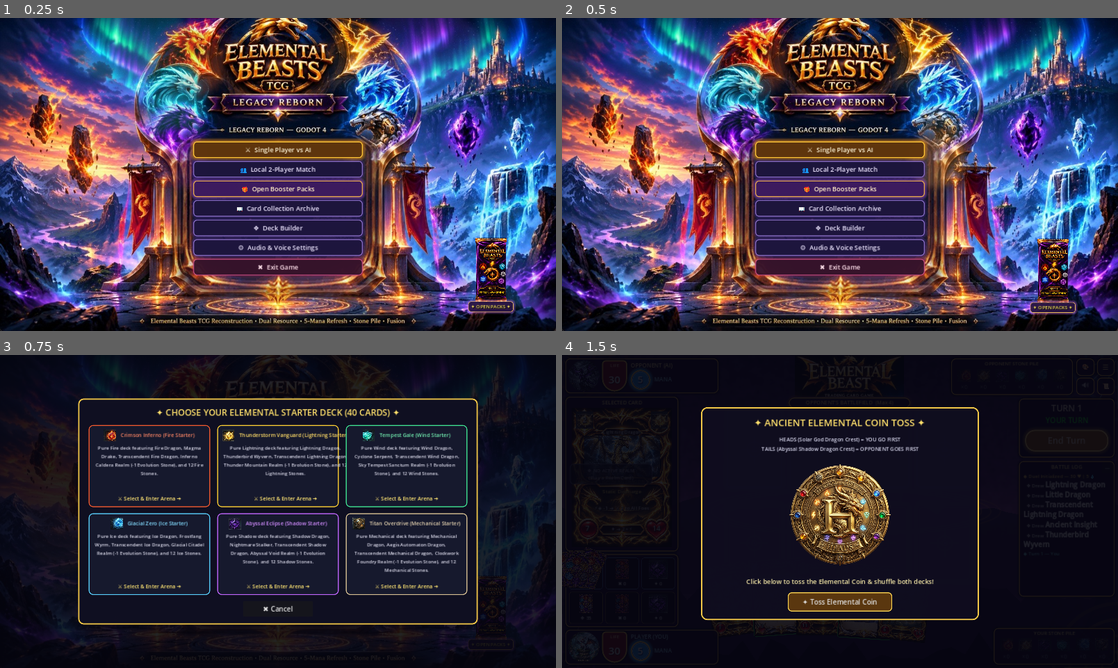
Above: before the commit, frames 1-4 (two rows, left to right).
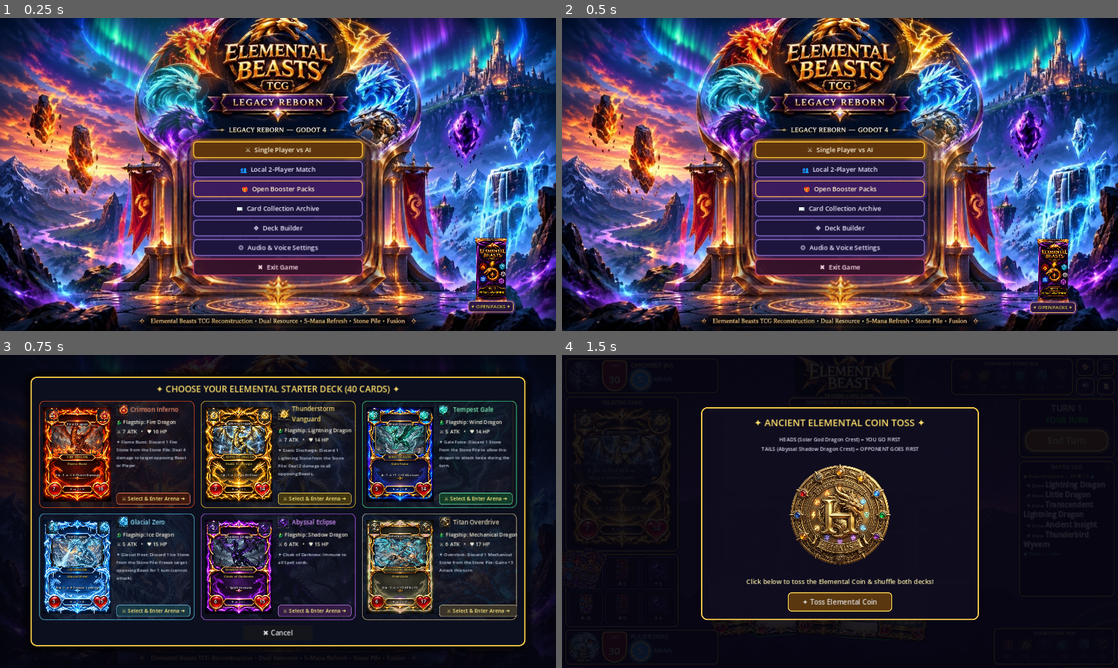
Above: after the commit, the same moments.

Repository: Devarakonda-Siddhardha/Elemental-Beasts-tcg
Game: Godot game, scene res://scenes/main_menu.tscn
Two runs of this game, one before a commit and one after it. Both use one fixed random seed, a clock stepped at 60 frames per second and the inputs below.
Inputs:
- Up to frame 1 (0.25 s): no input
- Up to frame 2 (0.5 s): no input
- Up to frame 3 (0.75 s): click "⚔️ Single Player vs AI" at 0.5 s
- Up to frame 4 (1.5 s): click "⚔️ Single Player vs AI" at 1.25 s

Frames 1-2 are identical in both runs. In frame 3, 34% of the frame differs, in the area x 5-96%, y 6-94%; in frame 4, nothing differs.

Commit message:
v1.11.1: Replace Starter Deck text boxes with Main Dragon Card showcase in Deck Selector Modal

Diff:
--- a/scripts/tests/test_runner.gd
+++ b/scripts/tests/test_runner.gd
@@ -957,3 +957,17 @@
 		state.player_discards[0].has(db["elemental_convergence"]),
 		"Requirement 33e: Elemental Convergence spends 2 Mana and searches deck for 2 Element Stone cards"
 	)
+
+	# 6. Verify Starter Deck Selector modal renders Main Dragon CardUI for each of the 6 Elemental Starter Decks
+	var mm_scene: PackedScene = load("res://scenes/main_menu.tscn")
+	var mm: Control = mm_scene.instantiate()
+	mm._show_starter_deck_selector(true)
+	var modal: Control = mm.get_node_or_null("DeckSelectModal")
+	var all_have_dragon_cards := (modal != null)
+	for el_check in ["fire", "lightning", "wind", "ice", "shadow", "mechanical"]:
+		var opt_btn = modal.find_child("DeckOption_" + el_check, true, false) if modal else null
+		var dragon_ui = opt_btn.find_child("MainDragonCardUI", true, false) if opt_btn else null
+		if opt_btn == null or dragon_ui == null or dragon_ui.card_data == null or dragon_ui.card_data.id != el_check + "_dragon":
+			all_have_dragon_cards = false
+	assert_true(all_have_dragon_cards, "Requirement 33f: Starter Deck Selector modal displays the Main Dragon Card image (CardUI) for all 6 Elemental Starter Decks")
+	mm.free()
--- a/scripts/ui/main_menu.gd
+++ b/scripts/ui/main_menu.gd
@@ -131,22 +131,24 @@
 	add_child(modal)
 
 	var panel = PanelContainer.new()
-	panel.custom_minimum_size = Vector2(920, 520)
-	panel.position = Vector2(180, 100)
+	panel.custom_minimum_size = Vector2(1140, 620)
+	panel.position = Vector2(70, 50)
 	var sb = StyleBoxFlat.new()
-	sb.bg_color = Color(0.06, 0.06, 0.13, 0.98)
+	sb.bg_color = Color(0.05, 0.06, 0.12, 0.98)
 	sb.border_color = Color(0.95, 0.78, 0.28, 1.0)
 	sb.set_border_width_all(3)
-	sb.set_corner_radius_all(12)
-	sb.content_margin_left = 24
-	sb.content_margin_right = 24
-	sb.content_margin_top = 18
-	sb.content_margin_bottom = 18
+	sb.set_corner_radius_all(14)
+	sb.shadow_color = Color(0.0, 0.0, 0.0, 0.85)
+	sb.shadow_size = 20
+	sb.content_margin_left = 20
+	sb.content_margin_right = 20
+	sb.content_margin_top = 14
+	sb.content_margin_bottom = 14
 	panel.add_theme_stylebox_override("panel", sb)
 	modal.add_child(panel)
 
 	var vbox = VBoxContainer.new()
-	vbox.add_theme_constant_override("separation", 14)
+	vbox.add_theme_constant_override("separation", 12)
 	panel.add_child(vbox)
 
 	var title = Label.new()
@@ -158,8 +160,8 @@
 
 	var grid = GridContainer.new()
 	grid.columns = 3
-	grid.add_theme_constant_override("h_separation", 16)
-	grid.add_theme_constant_override("v_separation", 14)
+	grid.add_theme_constant_override("h_separation", 14)
+	grid.add_theme_constant_override("v_separation", 12)
 	grid.size_flags_vertical = Control.SIZE_EXPAND_FILL
 	vbox.add_child(grid)
 
@@ -170,6 +172,9 @@
 		if j.parse(f.get_as_text()) == OK:
 			decks_list = j.get_data().get("decks", [])
 		f.close()
+
+	var card_db: Dictionary = CardData.load_database()
+	var card_ui_prefab: PackedScene = load("res://scenes/card_ui.tscn")
 
 	var elem_colors = {
 		"fire": Color(0.95, 0.35, 0.18),
@@ -180,75 +185,160 @@
 		"mechanical": Color(0.85, 0.76, 0.58)
 	}
 
+	var main_dragon_ids = {
+		"fire": "fire_dragon",
+		"lightning": "lightning_dragon",
+		"wind": "wind_dragon",
+		"ice": "ice_dragon",
+		"shadow": "shadow_dragon",
+		"mechanical": "mechanical_dragon"
+	}
+
 	for i in range(decks_list.size()):
 		var d = decks_list[i]
-		var el = str(d.get("element", "fire"))
+		var el: String = str(d.get("element", "fire"))
 		var col: Color = elem_colors.get(el, Color(0.95, 0.78, 0.28))
+		var main_dragon_id: String = str(main_dragon_ids.get(el, el + "_dragon"))
+		var dragon_card: CardData = card_db.get(main_dragon_id)
+
 		var card_btn = Button.new()
+		card_btn.name = "DeckOption_" + el
 		card_btn.size_flags_horizontal = Control.SIZE_EXPAND_FILL
 		card_btn.size_flags_vertical = Control.SIZE_EXPAND_FILL
-		card_btn.custom_minimum_size = Vector2(276, 180)
+		card_btn.custom_minimum_size = Vector2(354, 240)
+		card_btn.clip_contents = true
 		var b_sb = StyleBoxFlat.new()
-		b_sb.bg_color = Color(0.09, 0.10, 0.18, 0.96)
+		b_sb.bg_color = Color(0.07, 0.08, 0.15, 0.96)
 		b_sb.border_color = col
 		b_sb.set_border_width_all(2)
-		b_sb.set_corner_radius_all(10)
-		b_sb.content_margin_left = 12
-		b_sb.content_margin_right = 12
-		b_sb.content_margin_top = 10
-		b_sb.content_margin_bottom = 10
+		b_sb.set_corner_radius_all(12)
 		var b_hover = b_sb.duplicate()
-		b_hover.bg_color = Color(0.16, 0.16, 0.28, 0.98)
+		b_hover.bg_color = Color(0.13, 0.15, 0.26, 0.98)
+		b_hover.border_color = col.lightened(0.35)
 		b_hover.set_border_width_all(3)
+		b_hover.shadow_color = Color(col.r, col.g, col.b, 0.45)
+		b_hover.shadow_size = 12
 		card_btn.add_theme_stylebox_override("normal", b_sb)
 		card_btn.add_theme_stylebox_override("hover", b_hover)
 		card_btn.add_theme_stylebox_override("pressed", b_hover)
 
-		var inner_v = VBoxContainer.new()
-		inner_v.set_anchors_and_offsets_preset(Control.PRESET_FULL_RECT)
-		inner_v.offset_left = 12; inner_v.offset_right = -12; inner_v.offset_top = 10; inner_v.offset_bottom = -10
-		inner_v.mouse_filter = Control.MOUSE_FILTER_IGNORE
-		inner_v.add_theme_constant_override("separation", 6)
+		# Subtle darkened dragon art backdrop inside the button
+		var bg_art_path := "res://assets/art/" + main_dragon_id + ".jpg"
+		if ResourceLoader.exists(bg_art_path):
+			var bg_art := TextureRect.new()
+			bg_art.name = "DragonArtBackdrop"
+			bg_art.texture = load(bg_art_path)
+			bg_art.expand_mode = TextureRect.EXPAND_IGNORE_SIZE
+			bg_art.stretch_mode = TextureRect.STRETCH_KEEP_ASPECT_COVERED
+			bg_art.set_anchors_and_offsets_preset(Control.PRESET_FULL_RECT)
+			bg_art.modulate = Color(0.32, 0.32, 0.38, 0.38)
+			bg_art.mouse_filter = Control.MOUSE_FILTER_IGNORE
+			card_btn.add_child(bg_art)
+
+		var main_hbox = HBoxContainer.new()
+		main_hbox.set_anchors_and_offsets_preset(Control.PRESET_FULL_RECT)
+		main_hbox.offset_left = 10
+		main_hbox.offset_right = -10
+		main_hbox.offset_top = 8
+		main_hbox.offset_bottom = -8
+		main_hbox.add_theme_constant_override("separation", 12)
+		main_hbox.mouse_filter = Control.MOUSE_FILTER_IGNORE
+		card_btn.add_child(main_hbox)
+
+		# Left: Actual rendered Main Dragon Card (CardUI) at 0.78 scale (156x217)
+		var card_holder := Control.new()
+		card_holder.name = "MainDragonCardHolder"
+		card_holder.custom_minimum_size = Vector2(156, 218)
+		card_holder.size_flags_vertical = Control.SIZE_SHRINK_CENTER
+		card_holder.mouse_filter = Control.MOUSE_FILTER_IGNORE
+		main_hbox.add_child(card_holder)
+
+		if dragon_card != null and card_ui_prefab != null:
+			var dragon_ui: CardUI = card_ui_prefab.instantiate()
+			dragon_ui.name = "MainDragonCardUI"
+			dragon_ui.base_scale = Vector2(0.78, 0.78)
+			dragon_ui.hover_zoom = false
+			dragon_ui.mouse_filter = Control.MOUSE_FILTER_IGNORE
+			card_holder.add_child(dragon_ui)
+			dragon_ui.setup(dragon_card, false)
+			dragon_ui.scale = Vector2(0.78, 0.78)
+			dragon_ui.position = Vector2(0, 1)
+			for ch in dragon_ui.get_children():
+				if ch is Control:
+					ch.mouse_filter = Control.MOUSE_FILTER_IGNORE
+
+		# Right: Deck Crest, Title, Flagship Dragon Name & Stats, and Enter Arena CTA
+		var right_v = VBoxContainer.new()
+		right_v.size_flags_horizontal = Control.SIZE_EXPAND_FILL
+		right_v.size_flags_vertical = Control.SIZE_EXPAND_FILL
+		right_v.alignment = BoxContainer.ALIGNMENT_CENTER
+		right_v.add_theme_constant_override("separation", 6)
+		right_v.mouse_filter = Control.MOUSE_FILTER_IGNORE
+		main_hbox.add_child(right_v)
 
 		var h_head = HBoxContainer.new()
-		h_head.alignment = BoxContainer.ALIGNMENT_CENTER
+		h_head.add_theme_constant_override("separation", 6)
 		h_head.mouse_filter = Control.MOUSE_FILTER_IGNORE
 		var ic_path = "res://assets/icons/" + el + ".png"
 		if ResourceLoader.exists(ic_path):
 			var tex = TextureRect.new()
 			tex.texture = load(ic_path)
-			tex.custom_minimum_size = Vector2(28, 28)
+			tex.custom_minimum_size = Vector2(26, 26)
 			tex.expand_mode = TextureRect.EXPAND_IGNORE_SIZE
 			tex.stretch_mode = TextureRect.STRETCH_KEEP_ASPECT_CENTERED
 			tex.mouse_filter = Control.MOUSE_FILTER_IGNORE
 			h_head.add_child(tex)
 		var d_title = Label.new()
-		d_title.text = "  " + str(d.get("name", "Starter Deck"))
-		d_title.add_theme_font_size_override("font_size", 12)
-		d_title.add_theme_color_override("font_color", col.lightened(0.25))
+		d_title.text = str(d.get("name", "Starter Deck")).replace(" (" + el.capitalize() + " Starter)", "")
+		d_title.autowrap_mode = TextServer.AUTOWRAP_WORD_SMART
+		d_title.size_flags_horizontal = Control.SIZE_EXPAND_FILL
+		d_title.add_theme_font_size_override("font_size", 14)
+		d_title.add_theme_color_override("font_color", col.lightened(0.30))
 		d_title.mouse_filter = Control.MOUSE_FILTER_IGNORE
 		h_head.add_child(d_title)
-		inner_v.add_child(h_head)
-
-		var d_desc = Label.new()
-		d_desc.text = str(d.get("description", ""))
-		d_desc.autowrap_mode = TextServer.AUTOWRAP_WORD_SMART
-		d_desc.horizontal_alignment = HORIZONTAL_ALIGNMENT_CENTER
-		d_desc.add_theme_font_size_override("font_size", 11)
-		d_desc.add_theme_color_override("font_color", Color(0.86, 0.86, 0.92))
-		d_desc.size_flags_vertical = Control.SIZE_EXPAND_FILL
-		d_desc.mouse_filter = Control.MOUSE_FILTER_IGNORE
-		inner_v.add_child(d_desc)
-
+		right_v.add_child(h_head)
+
+		var dragon_badge = Label.new()
+		if dragon_card != null:
+			dragon_badge.text = "🐉 Flagship: " + dragon_card.name + "\n⚔ " + str(dragon_card.attack) + " ATK   •   ♥ " + str(dragon_card.hp) + " HP"
+		else:
+			dragon_badge.text = "🐉 " + el.capitalize() + " Dragon"
+		dragon_badge.add_theme_font_size_override("font_size", 12)
+		dragon_badge.add_theme_color_override("font_color", Color(0.96, 0.94, 0.86))
+		dragon_badge.mouse_filter = Control.MOUSE_FILTER_IGNORE
+		right_v.add_child(dragon_badge)
+
+		var ability_preview = Label.new()
+		if dragon_card != null and not dragon_card.ability.is_empty():
+			ability_preview.text = "✦ " + str(dragon_card.ability.get("name", "")) + ": " + str(dragon_card.ability.get("description", ""))
+		else:
+			ability_preview.text = str(d.get("description", ""))
+		ability_preview.autowrap_mode = TextServer.AUTOWRAP_WORD_SMART
+		ability_preview.add_theme_font_size_override("font_size", 10)
+		ability_preview.add_theme_color_override("font_color", Color(0.80, 0.84, 0.92))
+		ability_preview.size_flags_vertical = Control.SIZE_EXPAND_FILL
+		ability_preview.mouse_filter = Control.MOUSE_FILTER_IGNORE
+		right_v.add_child(ability_preview)
+
+		var cta_panel = PanelContainer.new()
+		cta_panel.mouse_filter = Control.MOUSE_FILTER_IGNORE
+		var cta_sb = StyleBoxFlat.new()
+		cta_sb.bg_color = Color(col.r * 0.28, col.g * 0.28, col.b * 0.28, 0.92)
+		cta_sb.border_color = col.lightened(0.25)
+		cta_sb.set_border_width_all(1)
+		cta_sb.set_corner_radius_all(6)
+		cta_sb.content_margin_top = 4
+		cta_sb.content_margin_bottom = 4
+		cta_panel.add_theme_stylebox_override("panel", cta_sb)
 		var play_lbl = Label.new()
 		play_lbl.text = "⚔ Select & Enter Arena ➔"
 		play_lbl.horizontal_alignment = HORIZONTAL_ALIGNMENT_CENTER
 		play_lbl.add_theme_font_size_override("font_size", 12)
-		play_lbl.add_theme_color_override("font_color", Color(1.0, 0.90, 0.45))
+		play_lbl.add_theme_color_override("font_color", Color(1.0, 0.92, 0.50))
 		play_lbl.mouse_filter = Control.MOUSE_FILTER_IGNORE
-		inner_v.add_child(play_lbl)
-
-		card_btn.add_child(inner_v)
+		cta_panel.add_child(play_lbl)
+		right_v.add_child(cta_panel)
+
 		var deck_idx = i
 		card_btn.pressed.connect(func():
 			if has_node("/root/SoundManager"): get_node("/root/SoundManager").play_ui_click()
@@ -262,13 +352,14 @@
 
 	var cancel_btn = Button.new()
 	cancel_btn.text = "✖ Cancel"
-	cancel_btn.custom_minimum_size = Vector2(160, 36)
+	cancel_btn.custom_minimum_size = Vector2(160, 34)
 	cancel_btn.size_flags_horizontal = Control.SIZE_SHRINK_CENTER
 	cancel_btn.pressed.connect(func():
 		if has_node("/root/SoundManager"): get_node("/root/SoundManager").play_ui_click()
 		modal.queue_free()
 	)
 	vbox.add_child(cancel_btn)
+
 
 func _on_pack_opening_pressed() -> void:
 	if has_node("/root/SoundManager"): get_node("/root/SoundManager").play_ui_click()
